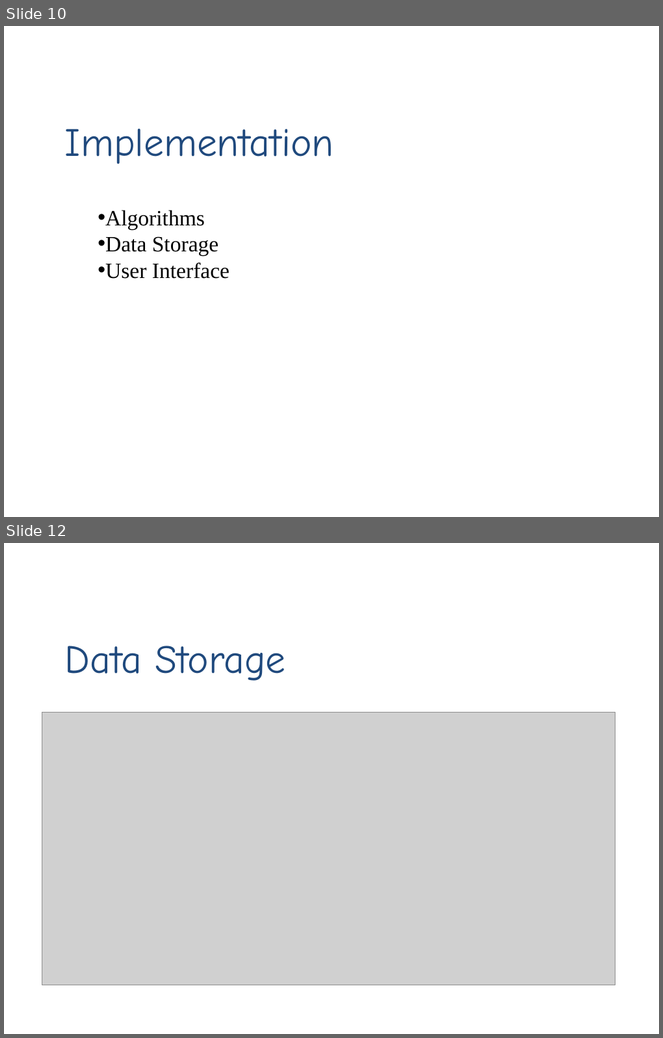
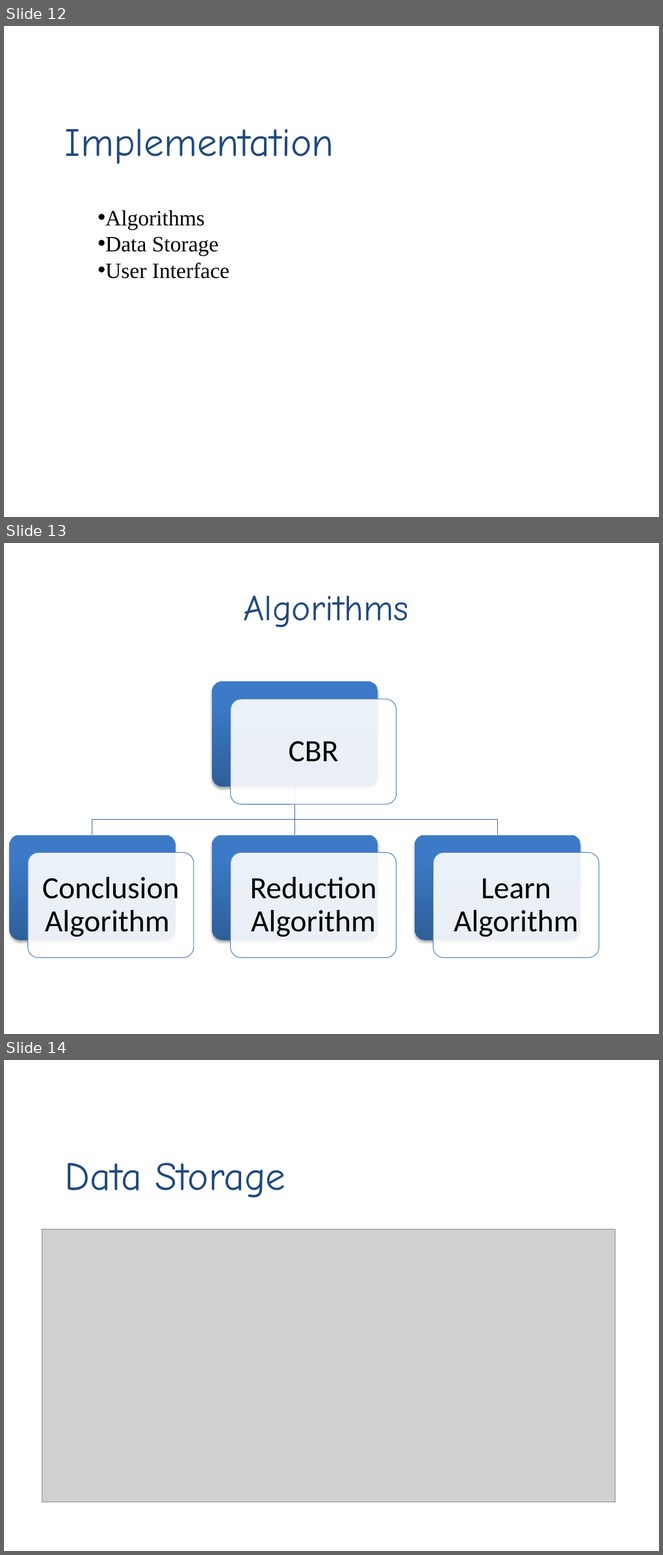
Before and after one commit to iernie/Costumer-Driven-Project, a slide deck: report/DesignReport/Presentation1.pptx. Shown one above the other, each under a label of ours: slides 10 and 12 before the commit, slides 12, 13 and 14 after it; the slides between them are not shown. The pictures are 663x1038 and 663x1555 pixels, drawn with LibreOffice and Linux fonts; fonts in the diff are those of the drawing; grey boxes stand for pictures; background and template pictures are left out. Boxes give left, top, right and bottom in pixels: in the first picture for what was removed or moved away, otherwise in the second. Text is boxed around its words. In the diff, an @@ line names an element or a change of style, - is before the commit and + after.

```diff
--- a/report/DesignReport/Presentation1.pptx
+++ b/report/DesignReport/Presentation1.pptx
@@ slide 13 added at box(4, 543, 659, 1034), background #FFFFFF @@
@@ title added at box(243, 596, 408, 627), 40 pt, text #1F497D @@
+Algorithms
@@ group added at box(9, 682, 599, 958): 8 rounded rectangles, 4 texts, 3 freeform shapes @@
+CBR
+Conclusion Algorithm
+Reduction Algorithm
+Learn Algorithm
@@ what was slide 10 is now slide 12 @@
@@ what was slide 12 is now slide 14 @@
```
Also in this commit, not shown: 3 slides changed, 4 other slides added, 3 slides removed, 1 other file.
